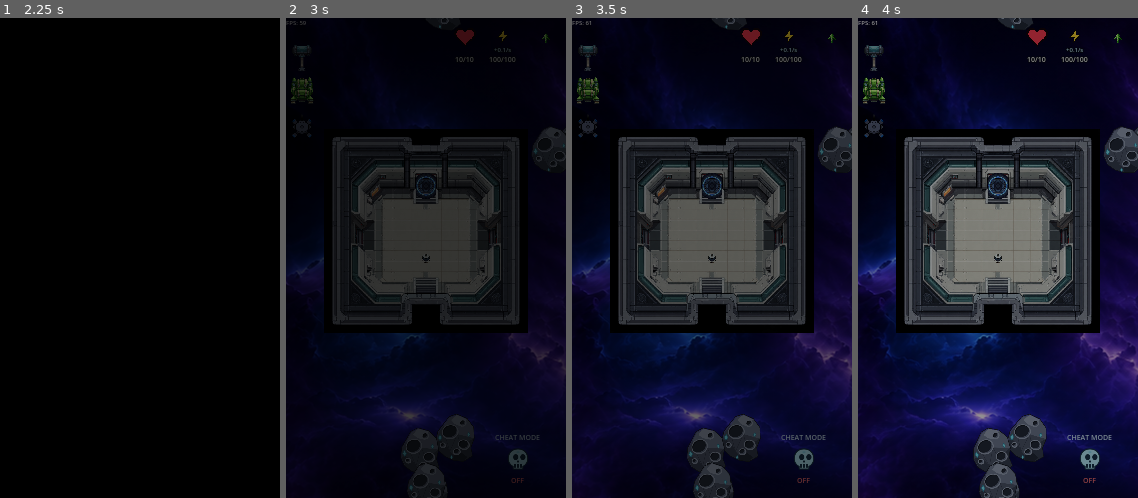
Above: before the commit, frames 1-4 (left to right).
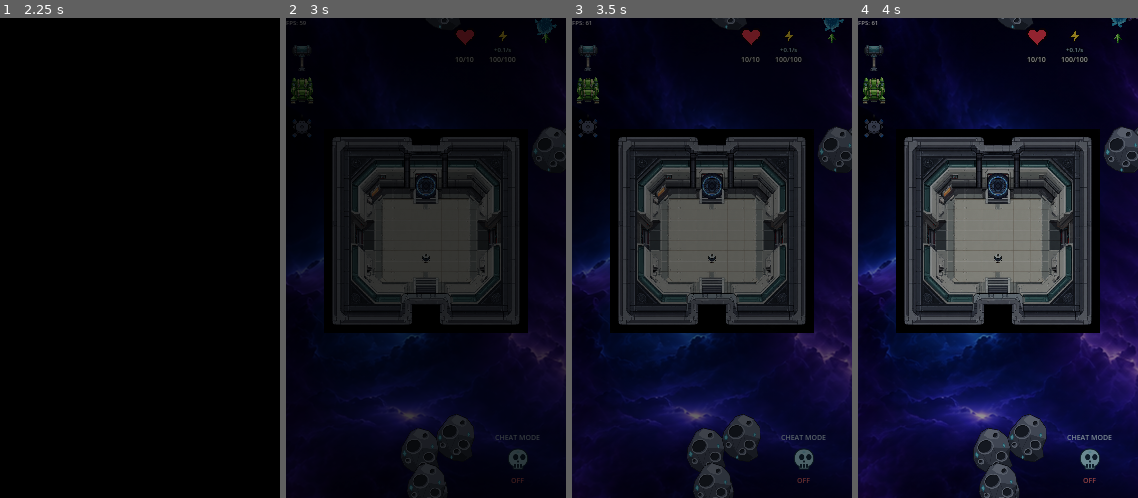
Above: after the commit, the same moments.

Repository: wildane/ShootingStar
Game: Godot game, scene res://scene/main_menu/main_menu.tscn
Same seed, same stepped clock (60 frames per second), same inputs: the game is played once before the commit and once after it.
Inputs (mouse positions are in pixels of both pictures, inside the frame that each line leads up to):
- Up to frame 1 (2.25 s): tap Enter at 0.5, 0.6 s; move the mouse to (201, 234) at 0.52 s; hold Right 0.53-1.25 s; click (201, 234) at 0.67 s; tap Space at 0.77 s; drag from (84, 282) to (126, 354) at 1.27 s; move the mouse to (140, 186) at 2.02 s; hold Right from 2.03 s (still down); tap Backspace at 2.1 s; click (140, 186) at 2.17 s
- Up to frame 2 (3 s): release Right at 2.75 s; drag from (412, 354) to (484, 234) at 2.77 s
- Up to frame 3 (3.5 s): no input
- Up to frame 4 (4 s): move the mouse to (1082, 330) at 3.52 s; hold Left from 3.53 s (still down); tap Ctrl at 3.6 s; tap Space at 3.77 s

Frame 1 is identical in both runs. In frame 2, 0.1% of the frame differs, in the area x 88-97%, y 0-4%; in frame 3, 0.1%, in the area x 89-98%, y 0-3%; in frame 4, less than 0.1%.

Commit message:
Elak mob spawn dalam dinding, atas pemain atau bertindih
Spawner sebelum ini letak mob pada titik rawak tanpa semakan. Kini titik spawn
disahkan tidak bertindih dinding, jauh dari pemain/robot/musuh lain, dan
posisi simpanan lama yang tersekat dalam dinding dipindahkan.

🤖 Generated with Codebuff
Co-Authored-By: Codebuff <noreply@codebuff.com>

Diff:
--- a/scene/Mob/MobSpawner.gd
+++ b/scene/Mob/MobSpawner.gd
@@ -29,6 +29,19 @@
 
 @export var spawner_id: String = "spawner_1"
 
+@export_group("Penapis Spawn")
+# Jarak minimum daripada pemain, robot pekerja dan musuh lain supaya mob tidak
+# muncul bertindih atau terus di atas pemain.
+@export var jarak_selamat_pemain: float = 120.0
+@export var jarak_selamat_robot: float = 60.0
+@export var jarak_selamat_mob: float = 32.0
+# Jejari badan mob untuk ujian pertindihan dengan dinding.
+@export var jejari_kolider_mob: float = 14.0
+@export_range(1, 200, 1) var cubaan_spawn: int = 40
+
+# Dinding/lantai statik berada pada lapisan 1 dan 2.
+const MASK_DINDING_JERAMI := 1 | 2
+
 var target_count: int = 0
 var is_loaded_from_save: bool = false
 
@@ -74,20 +87,75 @@
 		var warna_garisan = Color(0.2, 0.6, 1.0, 0.4)
 		draw_arc(Vector2.ZERO, spawn_radius, 0, TAU, 64, warna_garisan, 2.0)
 
+# Cari titik spawn yang sah: dalam bulatan spawner, tidak bertindih dinding,
+# tidak terlalu dekat pemain/robot/musuh lain. Pulangkan Vector2.INF kalau gagal.
+func cari_posisi_spawn() -> Vector2:
+	for i in range(maxi(1, cubaan_spawn)):
+		var random_angle = randf() * TAU
+		# sqrt supaya taburan sekata dalam bulatan, bukan bertompok di tengah.
+		var random_distance = sqrt(randf()) * spawn_radius
+		var calon: Vector2 = global_position + Vector2(cos(random_angle), sin(random_angle)) * random_distance
+		if posisi_sah_untuk_mob(calon):
+			return calon
+	return Vector2.INF
+
+func posisi_sah_untuk_mob(titik: Vector2) -> bool:
+	if terlalu_dekat_kumpulan(titik, "Player", jarak_selamat_pemain):
+		return false
+	if terlalu_dekat_kumpulan(titik, "RobotPekerja", jarak_selamat_robot):
+		return false
+	if terlalu_dekat_kumpulan(titik, "enemy", jarak_selamat_mob):
+		return false
+	return not bertindih_dinding(titik)
+
+func terlalu_dekat_kumpulan(titik: Vector2, kumpulan: String, jarak_min: float) -> bool:
+	if jarak_min <= 0.0:
+		return false
+	for nod in get_tree().get_nodes_in_group(kumpulan):
+		if nod is Node2D and not nod.is_queued_for_deletion():
+			if (nod as Node2D).global_position.distance_to(titik) < jarak_min:
+				return true
+	return false
+
+func bertindih_dinding(titik: Vector2) -> bool:
+	var ruang := get_world_2d().direct_space_state
+	if ruang == null:
+		return false
+	var bentuk := CircleShape2D.new()
+	bentuk.radius = maxf(1.0, jejari_kolider_mob)
+	var params := PhysicsShapeQueryParameters2D.new()
+	params.shape = bentuk
+	params.transform = Transform2D(0.0, titik)
+	params.collision_mask = MASK_DINDING_JERAMI
+	params.collide_with_bodies = true
+	params.collide_with_areas = false
+	return not ruang.intersect_shape(params, 1).is_empty()
+
 func spawn_mob() -> void:
 	if not mob_scene: return
 
+	var spawn_pos := cari_posisi_spawn()
+	if not spawn_pos.is_finite():
+		# Semua cubaan gagal (kawasan sesak). Jangan spawn dalam dinding;
+		# cuba lagi sekejap lagi supaya kiraan mob tetap sampai target.
+		_cuba_spawn_semula()
+		return
+
 	var mob = mob_scene.instantiate()
-	var random_angle = randf() * TAU
-	var random_distance = randf() * spawn_radius
-	var spawn_pos = Vector2(cos(random_angle), sin(random_angle)) * random_distance
 
 	container.add_child(mob)
-	mob.global_position = global_position + spawn_pos
+	mob.global_position = spawn_pos
 
 	# 🔥 KUNCI PEMBAIKAN 1: Menggunakan tree_exiting untuk mengesan detik awal kematian mob
 	if not mob.tree_exiting.is_connected(_on_mob_destroyed):
 		mob.tree_exiting.connect(_on_mob_destroyed)
+
+func _cuba_spawn_semula() -> void:
+	if not is_inside_tree():
+		return
+	await get_tree().create_timer(2.0).timeout
+	if is_inside_tree() and container.get_child_count() < target_count:
+		spawn_mob()
 
 func _on_mob_destroyed() -> void:
 	if Engine.is_editor_hint(): return
@@ -159,6 +227,12 @@
 	for pos_dict in positions:
 		var global_pos = Vector2(pos_dict.get("x", 0.0), pos_dict.get("y", 0.0))
 		if not mob_scene: continue
+		# Buang posisi lama yang tersimpan dalam dinding (save versi lama).
+		if not posisi_sah_untuk_mob(global_pos):
+			var pos_ganti := cari_posisi_spawn()
+			if not pos_ganti.is_finite():
+				continue
+			global_pos = pos_ganti
 		var mob = mob_scene.instantiate()
 		container.add_child(mob)
 		mob.global_position = global_pos
